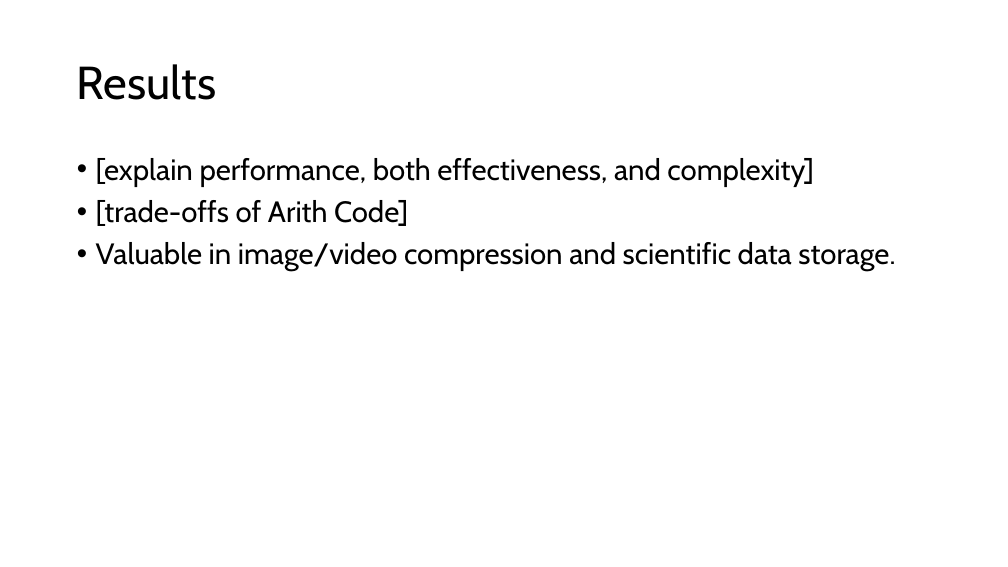
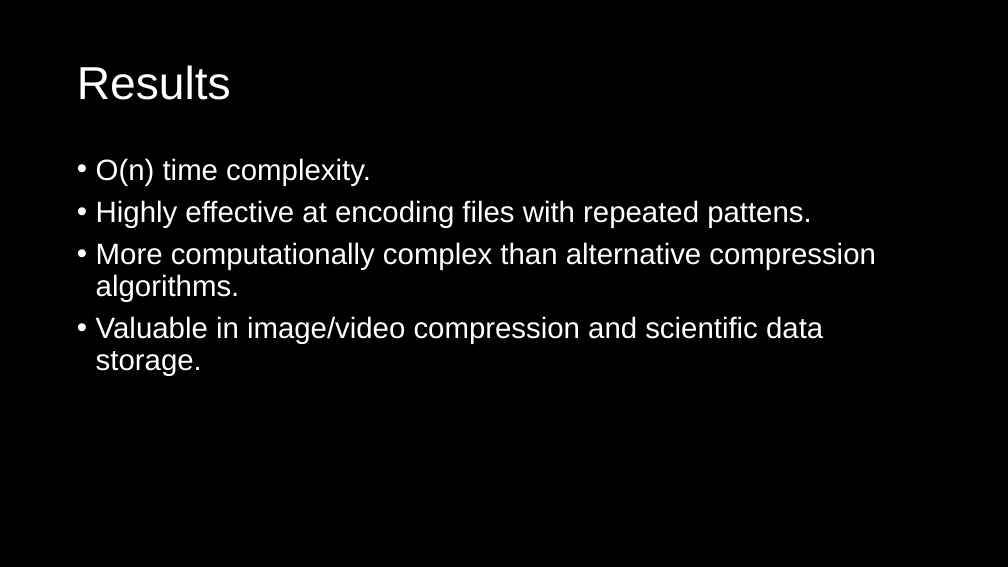
Before and after one commit to Tom-Croft/ECM3428, a slide deck: slide 12 of project_presentation.pptx. Drawn at 1008x567 pixels with LibreOffice and Linux fonts; fonts in the diff are those of the drawing. Boxes give left, top, right and bottom in pixels: in the first picture for what was removed or moved away, otherwise in the second. Text is boxed around its words. In the diff, an @@ line names an element or a change of style, - is before the commit and + after.

```diff
--- a/project_presentation.pptx
+++ b/project_presentation.pptx
@@ background #FFFFFF to #000000 @@
@@ title "Results" at bbox=[77, 65, 231, 100]: font Cabin to Arial, text colour #000000 to #FFFFFF @@
@@ text at bbox=[96, 158, 875, 302]: text changed; font Cabin to Arial; text colour #000000 to #FFFFFF @@
-• [explain performance, both effectiveness, and complexity]
-• [trade-offs of Arith Code]
+• O(n) time complexity.
+• Highly effective at encoding files with repeated pattens.
+• More computationally complex than alternative compression algorithms.
@@ text at bbox=[96, 316, 823, 376]: font Cabin to Arial, text colour #000000 to #FFFFFF in "Valuable in image/video compression and scientific data ..." @@
```
Also in this commit, not shown: 11 other slides changed, 1 slide added.
